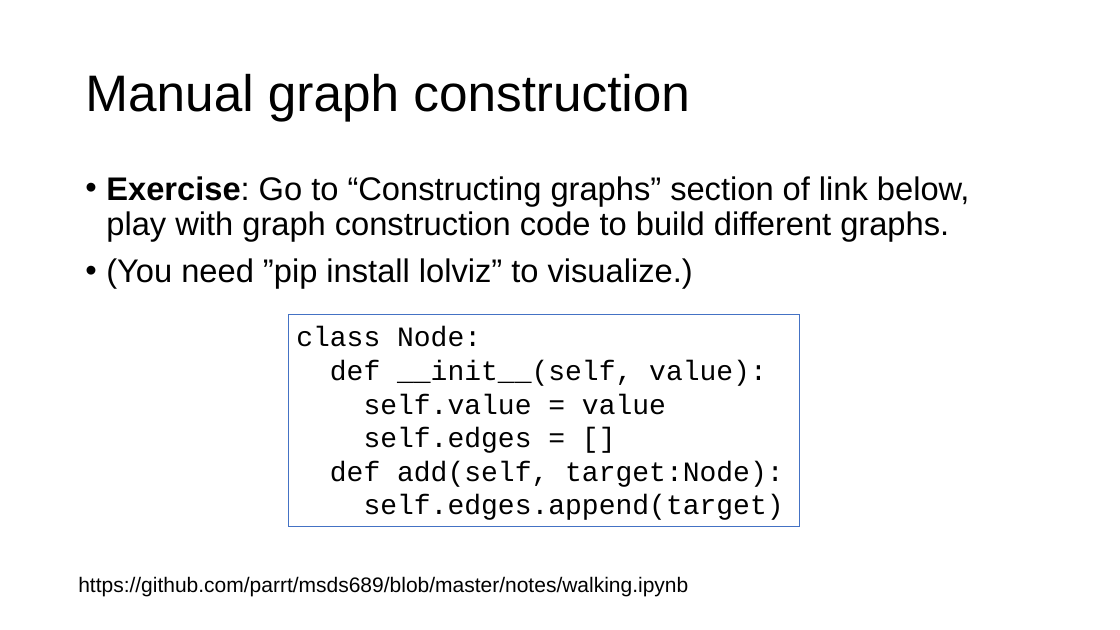
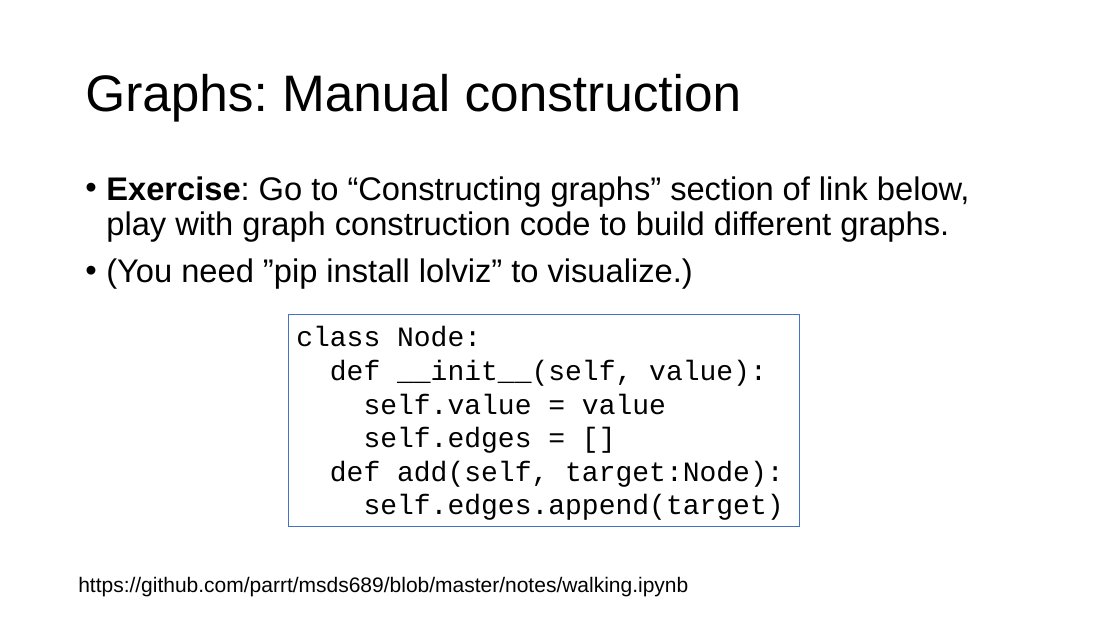
Before and after one commit to parrt/msds689, a slide deck: slide 10 of notes/walking-structures.pptx. Drawn at 1120x630 pixels with LibreOffice and Linux fonts; fonts in the diff are those of the drawing; background and template pictures are left out. Boxes give left, top, right and bottom in pixels: in the first picture for what was removed or moved away, otherwise in the second. Text is boxed around its words. In the diff, an @@ line names an element or a change of style, - is before the commit and + after.

```diff
--- a/notes/walking-structures.pptx
+++ b/notes/walking-structures.pptx
@@ title at [85,73,742,121]: text changed @@
-Manual graph construction
+Graphs: Manual construction
```
Also in this commit, not shown: 6 other slides changed, 3 other files.
